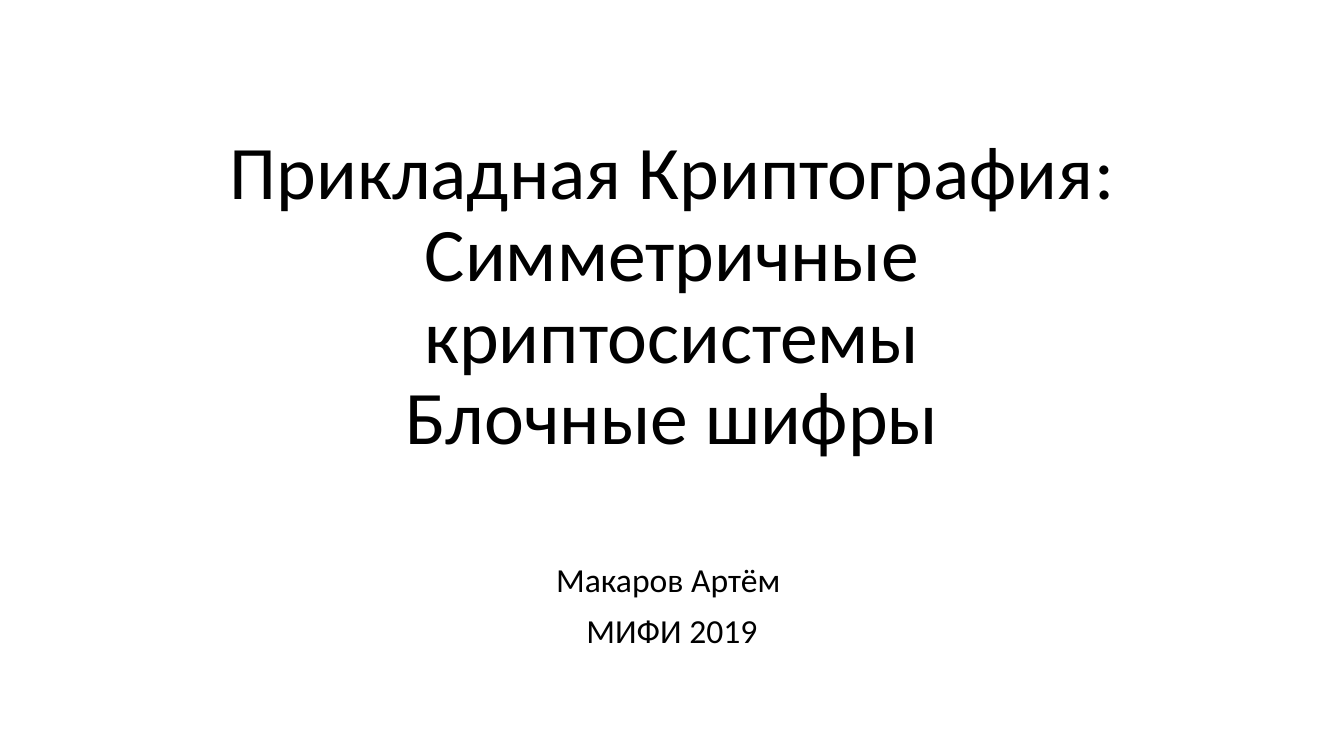
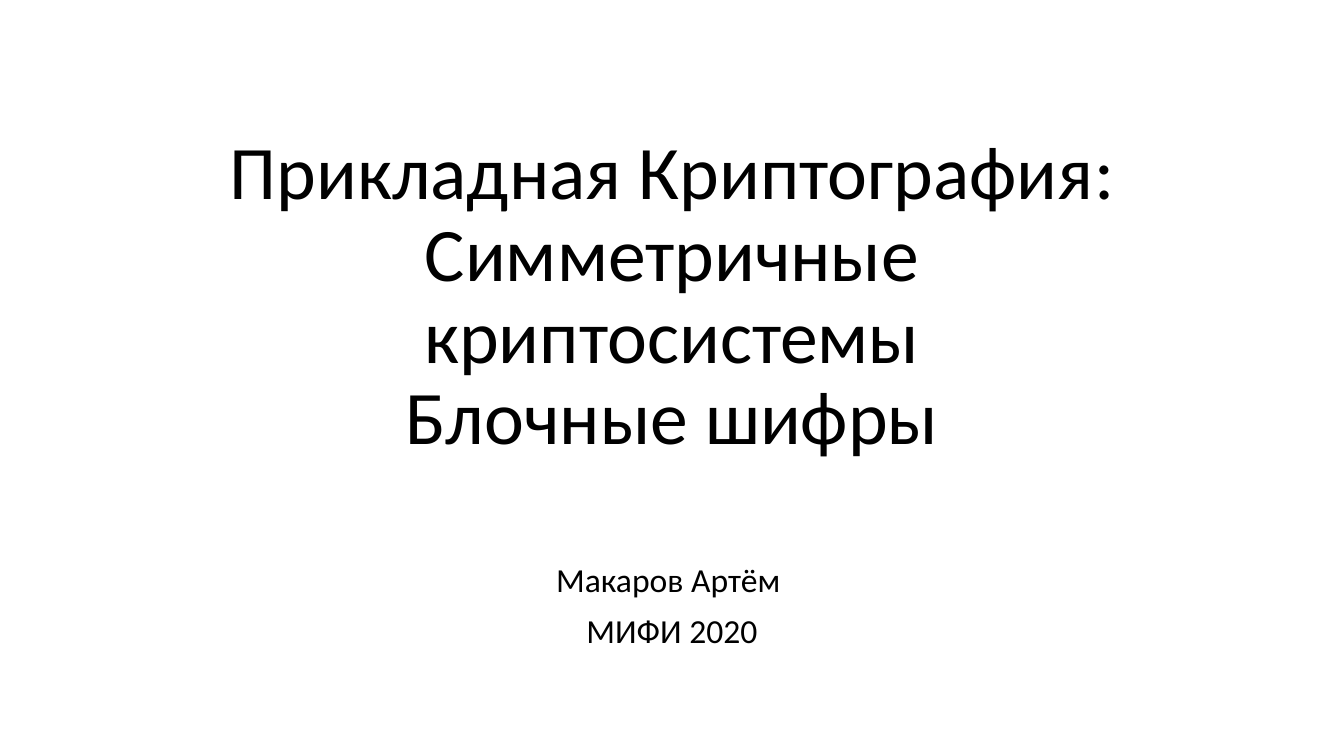
Before and after one commit to GeorgyFirsov-s-forks/CryptoLectures, a slide deck: slide 1 of Lectures/Lecture4.pptx. Drawn at 1344x756 pixels with LibreOffice and Linux fonts; fonts in the diff are those of the drawing. Boxes give left, top, right and bottom in pixels: in the first picture for what was removed or moved away, otherwise in the second. Text is boxed around its words. In the diff, an @@ line names an element or a change of style, - is before the commit and + after.

```diff
--- a/Lectures/Lecture4.pptx
+++ b/Lectures/Lecture4.pptx
@@ subtitle at (x1=586, y1=620, x2=757, y2=644): text changed @@
-МИФИ 2019
+МИФИ 2020
```
Also in this commit, not shown: 2 other slides changed, 4 other files.
